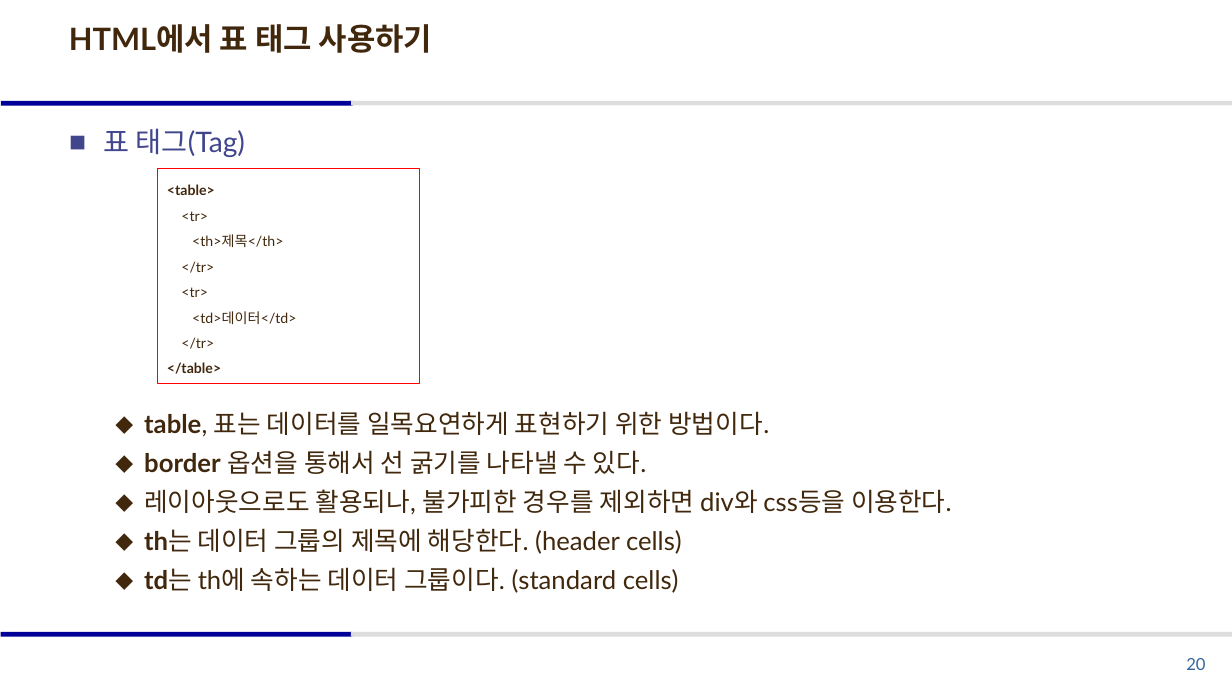
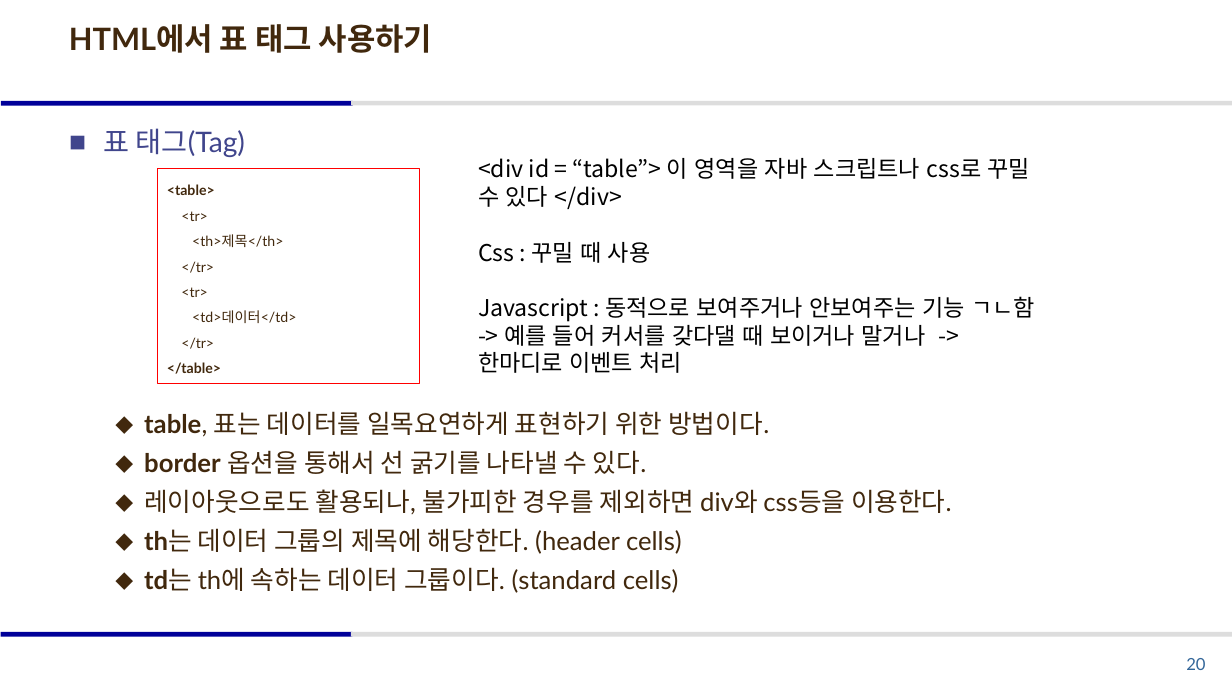
Before and after one commit to ilikecyberpunk/2-, a slide deck: slide 20 of 1학기/웹 프로그래밍/2026_웹 프로그래밍_part2.pptx. Drawn at 1232x693 pixels with LibreOffice and Linux fonts; fonts in the diff are those of the drawing. Boxes give left, top, right and bottom in pixels: in the first picture for what was removed or moved away, otherwise in the second. Text is boxed around its words. In the diff, an @@ line names an element or a change of style, - is before the commit and + after.

```diff
--- a/1학기/웹 프로그래밍/2026_웹 프로그래밍_part2.pptx
+++ b/1학기/웹 프로그래밍/2026_웹 프로그래밍_part2.pptx
@@ text added at <box>478,158,1035,373</box>, 18 pt, text #000000 @@
+<div id = “table”> 이 영역을 자바 스크립트나 css로 꾸밀 수 있다 </div>
+Css : 꾸밀 때 사용
+Javascript : 동적으로 보여주거나 안보여주는 기능 ㄱㄴ함 -> 예를 들어 커서를 갖다댈 때 보이거나 말거나 -> 한마디로 이벤트 처리
```
Also in this commit, not shown: 8 other slides changed, 2 other files.
